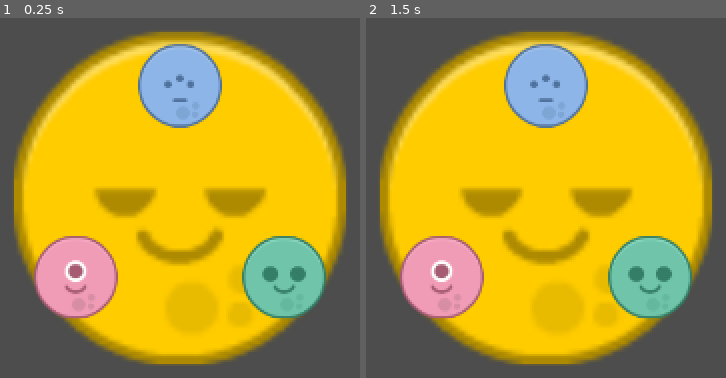
Above: before the commit, frames 1-2 (left to right).
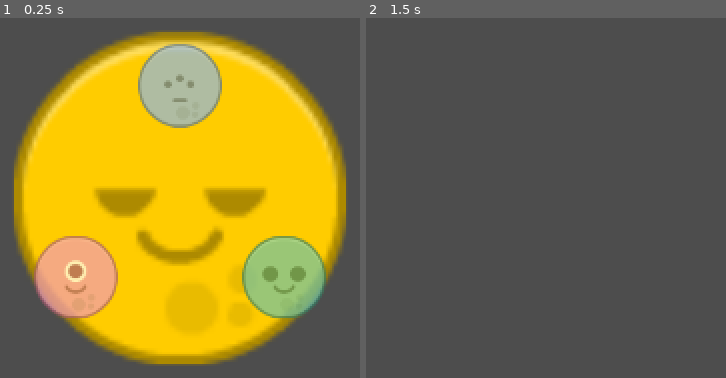
Above: after the commit, the same moments.

Repository: Boris14/GretelsAndHensels
Game: Godot game, scene res://scenes/UI/SweetSelector.tscn
Two runs of this game, one before a commit and one after it. Both use one fixed random seed, a clock stepped at 60 frames per second and the inputs below. This scene is started directly instead of the project's main scene.
Inputs (mouse positions are in pixels of both pictures, inside the frame that each line leads up to):
- Up to frame 1 (0.25 s): no input
- Up to frame 2 (1.5 s): tap Enter at 0.5 s; move the mouse to (outside the picture) at 0.52 s; right-click (outside the picture) at 0.6 s; click (outside the picture) at 0.67 s; tap Space at 1.25 s; move the mouse to (outside the picture) at 1.27 s; right-click (outside the picture) at 1.35 s; click (outside the picture) at 1.42 s

The runs differ from the first frame. In frame 1, 13% of the frame differs, in the area x 9-91%, y 7-84%; in frame 2, 69%, in the area x 3-97%, y 3-97%.

Commit message:
Made the HUD and the SweetSelector

Diff:
--- a/project.godot
+++ b/project.godot
@@ -24,3 +24,16 @@
 window/size/viewport_width=1920
 window/size/viewport_height=1080
 window/stretch/mode="viewport"
+
+[input]
+
+mouse_right={
+"deadzone": 0.5,
+"events": [Object(InputEventMouseButton,"resource_local_to_scene":false,"resource_name":"","device":-1,"window_id":0,"alt_pressed":false,"shift_pressed":false,"ctrl_pressed":false,"meta_pressed":false,"button_mask":0,"position":Vector2(0, 0),"global_position":Vector2(0, 0),"factor":1.0,"button_index":2,"pressed":false,"double_click":false,"script":null)
+]
+}
+mouse_left={
+"deadzone": 0.5,
+"events": [Object(InputEventMouseButton,"resource_local_to_scene":false,"resource_name":"","device":-1,"window_id":0,"alt_pressed":false,"shift_pressed":false,"ctrl_pressed":false,"meta_pressed":false,"button_mask":0,"position":Vector2(0, 0),"global_position":Vector2(0, 0),"factor":1.0,"button_index":1,"pressed":false,"double_click":false,"script":null)
+]
+}
--- /dev/null
+++ b/scenes/UI/HUD.tscn
@@ -0,0 +1,12 @@
+[gd_scene load_steps=2 format=3 uid="uid://c4rva2c2xr38r"]
+
+[ext_resource type="Script" path="res://scripts/UI/HUD.gd" id="1_begx3"]
+
+[node name="HUD" type="Control"]
+layout_mode = 3
+anchors_preset = 15
+anchor_right = 1.0
+anchor_bottom = 1.0
+grow_horizontal = 2
+grow_vertical = 2
+script = ExtResource("1_begx3")
--- /dev/null
+++ b/scripts/UI/HUD.gd
@@ -0,0 +1,20 @@
+extends Control
+
+const SweetSelector = preload("res://scripts/UI/SweetSelector.gd")
+
+@onready var sweet_selector_scene = preload("res://scenes/UI/SweetSelector.tscn")
+
+var sweet_selector = null
+
+# Called when the node enters the scene tree for the first time.
+func _ready():
+	pass # Replace with function body.
+
+
+# Called every frame. 'delta' is the elapsed time since the previous frame.
+func _process(delta):
+	if Input.is_mouse_button_pressed(MOUSE_BUTTON_RIGHT) and not sweet_selector:
+		sweet_selector = sweet_selector_scene.instantiate() as SweetSelector
+		sweet_selector.position = get_local_mouse_position()
+		sweet_selector.position = sweet_selector.position - sweet_selector.size / 2
+		add_child(sweet_selector)
--- a/scripts/UI/SweetSelector.gd
+++ b/scripts/UI/SweetSelector.gd
@@ -1,11 +1,33 @@
 extends TextureRect
 
+signal button_released(selected_food)
+
+var _selected_food = null
 
 # Called when the node enters the scene tree for the first time.
 func _ready():
 	pass # Replace with function body.
 
-
 # Called every frame. 'delta' is the elapsed time since the previous frame.
 func _process(delta):
-	pass
+	$Popsicle.modulate.a = 0.7
+	$Waffle.modulate.a = 0.7
+	$Chocolate.modulate.a = 0.7
+
+	var food_preference = Globals.FOOD_TYPE.CHOCOLATE
+	if Rect2($Popsicle.position, $Popsicle.size).has_point(get_local_mouse_position()):
+		_selected_food = Globals.FOOD_TYPE.POPSICLE
+		$Popsicle.modulate.a = 1
+	elif Rect2($Waffle.position, $Waffle.size).has_point(get_local_mouse_position()):
+		_selected_food = Globals.FOOD_TYPE.WAFFLE
+		$Waffle.modulate.a = 1
+	elif Rect2($Chocolate.position, $Chocolate.size).has_point(get_local_mouse_position()):
+		_selected_food = Globals.FOOD_TYPE.CHOCOLATE
+		$Chocolate.modulate.a = 1
+	else:
+		_selected_food = null
+
+	if Input.is_action_just_released("mouse_right"):
+		print(_selected_food)
+		button_released.emit(_selected_food)
+		queue_free()
